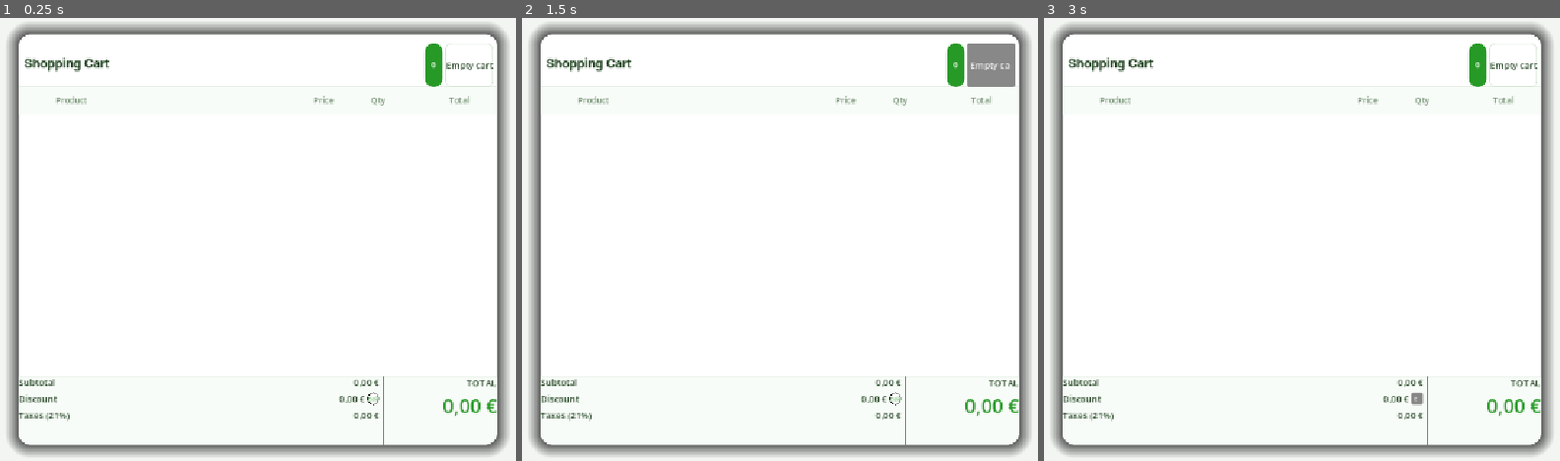
Above: before the commit, frames 1-3 (left to right).
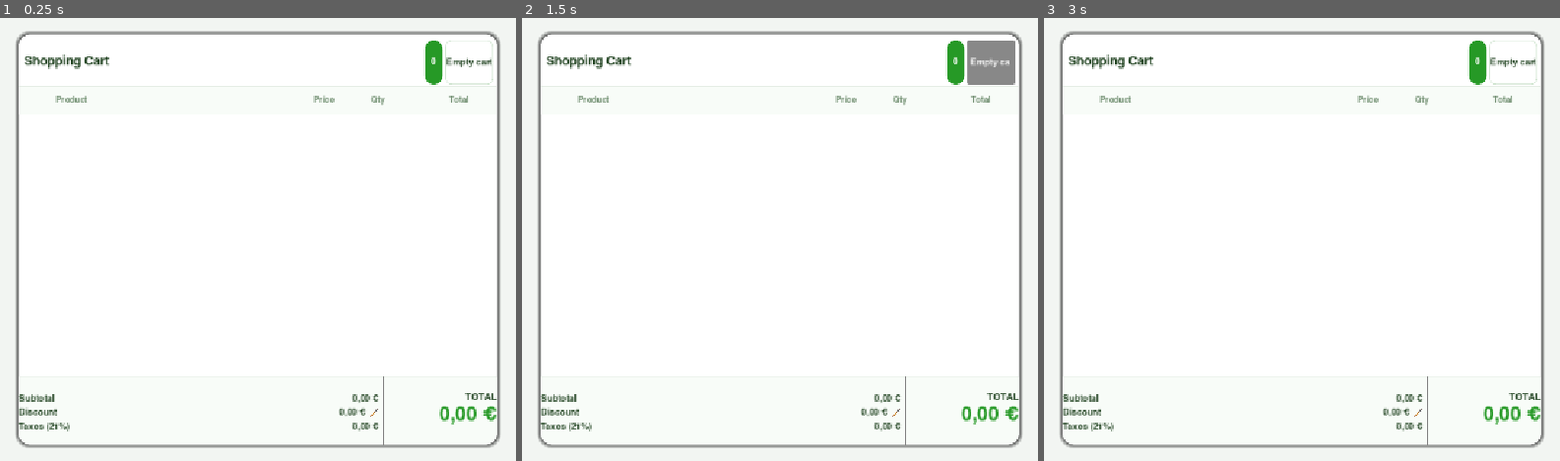
Above: after the commit, the same moments.

Repository: fersaezl/Algodonales-Fresh-POS
Game: Godot game, scene res://Scenes/Cart.tscn
Same seed, same stepped clock (60 frames per second), same inputs: the game is played once before the commit and once after it. The project has no main scene, so this scene is started directly.
Inputs (mouse positions are in pixels of both pictures, inside the frame that each line leads up to; where the layout moved, square brackets give the same spot in the first picture):
- Up to frame 1 (0.25 s): no input
- Up to frame 2 (1.5 s): click (893, 412) [893, 398] at 0.5 s; click "Empty cart" at 1.25 s
- Up to frame 3 (3 s): click "Empty cart" at 2 s; click (1415, 412) [1415, 398] at 2.75 s

The runs differ from the first frame. In frame 1, 9.7% of the frame differs, in the area x 1-99%, y 1-99%; in frame 2, 9.7%; in frame 3, 9.7%.

Commit message:
Fixed products name in the interface and translated to english

Diff:
--- a/Data/products.json
+++ b/Data/products.json
@@ -1,19 +1,19 @@
 [
   {
 	"id": 1,
-	"productName": "Golden Apple (1kg)",
+	"productName": "Golden Apple",
 	"price": 2.45,
 	"stock": 50,
 	"section": "fruit",
-	"image": "manzana.jpg"
+	"image": "apple.jpg"
   },
   {
 	"id": 2,
-	"productName": "Canary Islands Banana",
+	"productName": "Banana",
 	"price": 1.99,
 	"stock": 49,
 	"section": "fruit",
-	"image": "platano.jpg"
+	"image": "banana.jpg"
   },
   {
 	"id": 3,
@@ -21,23 +21,23 @@
 	"price": 3.2,
 	"stock": 18,
 	"section": "vegetables",
-	"image": "tomate.jpg"
+	"image": "tomato.jpg"
   },
   {
 	"id": 4,
-	"productName": "Iceberg Lettuce",
+	"productName": "Lettuce",
 	"price": 1.1,
 	"stock": 100,
 	"section": "vegetables",
-	"image": "lechuga.jpg"
+	"image": "lettuce.jpg"
   },
   {
 	"id": 5,
-	"productName": "Table Orange (1kg)",
+	"productName": "Orange",
 	"price": 2.0,
 	"stock": 68,
 	"section": "fruit",
-	"image": "naranja.jpg"
+	"image": "orange.jpg"
   },
   {
 	"id": 6,
@@ -45,7 +45,7 @@
 	"price": 2.45,
 	"stock": 100,
 	"section": "fruit",
-	"image": "mandarina.jpg"
+	"image": "mandarin.jpg"
   },
   {
 	"id": 7,
@@ -53,7 +53,7 @@
 	"price": 2.8,
 	"stock": 15,
 	"section": "fruit",
-	"image": "pera.jpg"
+	"image": "pear.jpg"
   },
   {
 	"id": 8,
@@ -69,7 +69,7 @@
 	"price": 1.75,
 	"stock": 30,
 	"section": "vegetables",
-	"image": "calabacin.jpg"
+	"image": "courgette.jpg"
   },
   {
 	"id": 10,
@@ -77,7 +77,7 @@
 	"price": 1.9,
 	"stock": 32,
 	"section": "vegetables",
-	"image": "berenjena.jpg"
+	"image": "aubergine.jpg"
   },
   {
 	"id": 11,
@@ -85,7 +85,7 @@
 	"price": 2.2,
 	"stock": 40,
 	"section": "vegetables",
-	"image": "pimiento.jpg"
+	"image": "pepper.jpg"
   },
   {
 	"id": 12,
@@ -93,7 +93,7 @@
 	"price": 1.3,
 	"stock": 90,
 	"section": "vegetables",
-	"image": "cebolla.jpg"
+	"image": "onion.jpg"
   },
   {
 	"id": 13,
@@ -101,7 +101,7 @@
 	"price": 6.5,
 	"stock": 45,
 	"section": "meat",
-	"image": "pollo.jpg"
+	"image": "chicken.jpg"
   },
   {
 	"id": 14,
@@ -109,15 +109,15 @@
 	"price": 12.9,
 	"stock": 50,
 	"section": "meat",
-	"image": "entrecot.jpg"
+	"image": "beef_entrecote.jpg"
   },
   {
 	"id": 15,
-	"productName": "Mixed Minced Meat",
+	"productName": "Minced Meat",
 	"price": 5.6,
 	"stock": 45,
 	"section": "meat",
-	"image": "carnepicada.jpg"
+	"image": "minced_meat.jpg"
   },
   {
 	"id": 16,
@@ -125,7 +125,7 @@
 	"price": 6.9,
 	"stock": 18,
 	"section": "meat",
-	"image": "chuletas.jpg"
+	"image": "pork_chops.jpg"
   },
   {
 	"id": 17,
@@ -133,7 +133,7 @@
 	"price": 4.95,
 	"stock": 22,
 	"section": "meat",
-	"image": "hamburguesa.jpg"
+	"image": "burger.jpg"
   },
   {
 	"id": 18,
@@ -141,11 +141,11 @@
 	"price": 8.4,
 	"stock": 23,
 	"section": "fish",
-	"image": "lubina.jpg"
+	"image": "fresh_sea_bass.jpg"
   },
   {
 	"id": 19,
-	"productName": "Norwegian Salmon",
+	"productName": "Salmon",
 	"price": 14.2,
 	"stock": 30,
 	"section": "fish",
@@ -157,7 +157,7 @@
 	"price": 9.1,
 	"stock": 7,
 	"section": "fish",
-	"image": "merluza.jpg"
+	"image": "hake.jpg"
   },
   {
 	"id": 21,
@@ -165,7 +165,7 @@
 	"price": 11.5,
 	"stock": 12,
 	"section": "fish",
-	"image": "gambas.jpg"
+	"image": "raw_prawns.jpg"
   },
   {
 	"id": 22,
@@ -173,7 +173,7 @@
 	"price": 1.05,
 	"stock": 200,
 	"section": "dairy",
-	"image": "leche_entera.jpg"
+	"image": "whole_milk.jpg"
   },
   {
 	"id": 23,
@@ -181,23 +181,23 @@
 	"price": 1.05,
 	"stock": 180,
 	"section": "dairy",
-	"image": "leche_desnatada.jpg"
+	"image": "skimmed_milk.jpg"
   },
   {
 	"id": 24,
-	"productName": "Greek Yogurt Pack 4",
+	"productName": "Greek Yogurt (x4)",
 	"price": 2.3,
 	"stock": 44,
 	"section": "dairy",
-	"image": "yogur.jpg"
+	"image": "yogurt.jpg"
   },
   {
 	"id": 25,
-	"productName": "Payoyo Cheese (Wedge)",
+	"productName": "Payoyo Cheese",
 	"price": 9.5,
 	"stock": 25,
 	"section": "dairy",
-	"image": "queso_payoyo.jpg"
+	"image": "payoyo_cheese.jpg"
   },
   {
 	"id": 26,
@@ -205,15 +205,15 @@
 	"price": 2.15,
 	"stock": 55,
 	"section": "dairy",
-	"image": "mantequilla.jpg"
+	"image": "butter.jpg"
   },
   {
 	"id": 27,
-	"productName": "Vanilla Custard Pack",
+	"productName": "Vanilla Custard",
 	"price": 1.95,
 	"stock": 75,
 	"section": "dairy",
-	"image": "natillas.jpg"
+	"image": "vanilla_custard.jpg"
   },
   {
 	"id": 28,
@@ -221,7 +221,7 @@
 	"price": 0.85,
 	"stock": 150,
 	"section": "pantry",
-	"image": "macarrones.jpg"
+	"image": "macaroni.jpg"
   },
   {
 	"id": 29,
@@ -229,7 +229,7 @@
 	"price": 0.9,
 	"stock": 128,
 	"section": "pantry",
-	"image": "espaguetis.jpg"
+	"image": "spaghetti.jpg"
   },
   {
 	"id": 30,
@@ -245,7 +245,7 @@
 	"price": 1.95,
 	"stock": 100,
 	"section": "pantry",
-	"image": "arroz_bomba.jpg"
+	"image": "bomba_rice.jpg"
   },
   {
 	"id": 32,
@@ -253,23 +253,23 @@
 	"price": 2.2,
 	"stock": 80,
 	"section": "pantry",
-	"image": "arroz_integral.jpg"
+	"image": "brown_rice.jpg"
   },
   {
 	"id": 33,
-	"productName": "Extra Virgin Olive Oil 5L",
+	"productName": "Olive Oil",
 	"price": 45.0,
 	"stock": 40,
 	"section": "pantry",
-	"image": "aceite.jpg"
+	"image": "oil.jpg"
   },
   {
 	"id": 34,
-	"productName": "Cooked Chickpeas Jar",
+	"productName": "Cooked Chickpeas",
 	"price": 0.7,
 	"stock": 90,
 	"section": "pantry",
-	"image": "garbanzos.jpg"
+	"image": "cooked_chickpeas.jpg"
   },
   {
 	"id": 35,
@@ -277,15 +277,15 @@
 	"price": 0.75,
 	"stock": 85,
 	"section": "pantry",
-	"image": "lentejas.jpg"
+	"image": "cooked_lentils.jpg"
   },
   {
 	"id": 36,
-	"productName": "Tomato Sauce 400g",
+	"productName": "Tomato Sauce",
 	"price": 1.2,
 	"stock": 4,
 	"section": "pantry",
-	"image": "tomate_frito.jpg"
+	"image": "tomato_sauce.jpg"
   },
   {
 	"id": 37,
@@ -293,15 +293,15 @@
 	"price": 3.6,
 	"stock": 60,
 	"section": "pantry",
-	"image": "atun.jpg"
+	"image": "tuna.jpg"
   },
   {
 	"id": 38,
-	"productName": "Mineral Water Pack 6x1.5L",
+	"productName": "Mineral Water",
 	"price": 2.1,
 	"stock": 120,
 	"section": "beverages",
-	"image": "agua.jpg"
+	"image": "water.jpg"
   },
   {
 	"id": 39,
@@ -309,7 +309,7 @@
 	"price": 7.5,
 	"stock": 45,
 	"section": "beverages",
-	"image": "vino.jpg"
+	"image": "wine.jpg"
   },
   {
 	"id": 40,
@@ -321,18 +321,18 @@
   },
   {
 	"id": 41,
-	"productName": "Estrella Galicia Beer Pack 6",
+	"productName": "Estrella Galicia",
 	"price": 4.2,
 	"stock": 21,
 	"section": "beverages",
-	"image": "cerveza.jpg"
+	"image": "beer.jpg"
   },
   {
 	"id": 42,
-	"productName": "Orange Juice 1L",
+	"productName": "Orange Juice",
 	"price": 1.75,
 	"stock": 0,
 	"section": "beverages",
-	"image": "zumo.jpg"
+	"image": "juice.jpg"
   }
 ]
--- a/Scenes/Cart.tscn
+++ b/Scenes/Cart.tscn
@@ -1,6 +1,7 @@
 [gd_scene format=3 uid="uid://bxr4whmijjkgs"]
 
 [ext_resource type="FontFile" uid="uid://qjmd2hn4xs13" path="res://Assets/Fonts/Helvetica-Bold.ttf" id="1_puk5m"]
+[ext_resource type="Texture2D" uid="uid://txhu8kfg2ggb" path="res://Assets/a-pencil-with-a-black-eraser-on-the-end-png.webp" id="2_575ec"]
 
 [sub_resource type="StyleBoxFlat" id="StyleBoxFlat_x4nsc"]
 bg_color = Color(0.9490196, 0.9607843, 0.9490196, 1)
@@ -13,7 +14,7 @@
 corner_radius_top_right = 16
 corner_radius_bottom_right = 16
 corner_radius_bottom_left = 16
-shadow_size = 20
+shadow_size = 6
 
 [sub_resource type="StyleBoxFlat" id="StyleBoxFlat_575ec"]
 bg_color = Color(1, 1, 1, 1)
@@ -53,18 +54,6 @@
 corner_radius_bottom_right = 16
 corner_radius_bottom_left = 16
 
-[sub_resource type="StyleBoxFlat" id="StyleBoxFlat_a2bjf"]
-bg_color = Color(1, 1, 1, 1)
-border_width_left = 1
-border_width_top = 1
-border_width_right = 1
-border_width_bottom = 1
-border_color = Color(0, 0, 0, 1)
-corner_radius_top_left = 12
-corner_radius_top_right = 12
-corner_radius_bottom_right = 12
-corner_radius_bottom_left = 12
-
 [node name="Cart" type="Control" unique_id=453017138]
 layout_mode = 3
 anchors_preset = 15
@@ -117,7 +106,9 @@
 anchor_right = 1.0
 anchor_bottom = 1.0
 offset_left = 8.0
+offset_top = -4.0
 offset_right = -5.0
+offset_bottom = -4.0
 grow_horizontal = 2
 grow_vertical = 2
 
@@ -141,6 +132,7 @@
 anchor_bottom = 1.0
 grow_horizontal = 2
 grow_vertical = 2
+theme_override_fonts/font = ExtResource("1_puk5m")
 theme_override_font_sizes/font_size = 12
 text = "0"
 horizontal_alignment = 1
@@ -150,6 +142,7 @@
 custom_minimum_size = Vector2(0, 36)
 layout_mode = 2
 theme_override_colors/font_color = Color(0.1764706, 0.3019608, 0.1764706, 1)
+theme_override_fonts/font = ExtResource("1_puk5m")
 theme_override_font_sizes/font_size = 13
 theme_override_styles/normal = SubResource("StyleBoxFlat_i5iil")
 text = "Empty cart"
@@ -170,12 +163,14 @@
 [node name="ColImg" type="Label" parent="CenterContainer/MainCard/VBoxContainer/ColHeaderPanel/ColHeaderRow" unique_id=1821768314]
 custom_minimum_size = Vector2(50, 0)
 layout_mode = 2
+theme_override_fonts/font = ExtResource("1_puk5m")
 theme_override_font_sizes/font_size = 12
 
 [node name="ColProduct" type="Label" parent="CenterContainer/MainCard/VBoxContainer/ColHeaderPanel/ColHeaderRow" unique_id=1359211041]
 layout_mode = 2
 size_flags_horizontal = 3
 theme_override_colors/font_color = Color(0.44313726, 0.56078434, 0.44313726, 1)
+theme_override_fonts/font = ExtResource("1_puk5m")
 theme_override_font_sizes/font_size = 12
 text = "Product"
 
@@ -184,6 +179,7 @@
 layout_mode = 2
 size_flags_horizontal = 4
 theme_override_colors/font_color = Color(0.44313726, 0.56078434, 0.44313726, 1)
+theme_override_fonts/font = ExtResource("1_puk5m")
 theme_override_font_sizes/font_size = 12
 text = "Price"
 
@@ -192,6 +188,7 @@
 layout_mode = 2
 size_flags_horizontal = 4
 theme_override_colors/font_color = Color(0.44313726, 0.56078434, 0.44313726, 1)
+theme_override_fonts/font = ExtResource("1_puk5m")
 theme_override_font_sizes/font_size = 12
 text = "Qty"
 
@@ -200,6 +197,7 @@
 layout_mode = 2
 size_flags_horizontal = 8
 theme_override_colors/font_color = Color(0.44313726, 0.56078434, 0.44313726, 1)
+theme_override_fonts/font = ExtResource("1_puk5m")
 theme_override_font_sizes/font_size = 12
 text = "Total"
 
@@ -231,6 +229,10 @@
 size_flags_horizontal = 3
 theme_override_constants/separation = 6
 
+[node name="Control" type="Control" parent="CenterContainer/MainCard/VBoxContainer/FooterPanel/FooterRow/LeftTotals" unique_id=2024634435]
+custom_minimum_size = Vector2(0, 20)
+layout_mode = 2
+
 [node name="Subtotal" type="HBoxContainer" parent="CenterContainer/MainCard/VBoxContainer/FooterPanel/FooterRow/LeftTotals" unique_id=1240459531]
 layout_mode = 2
 
@@ -238,12 +240,14 @@
 layout_mode = 2
 size_flags_horizontal = 3
 theme_override_colors/font_color = Color(0.1764706, 0.3019608, 0.1764706, 1)
+theme_override_fonts/font = ExtResource("1_puk5m")
 theme_override_font_sizes/font_size = 13
 text = "Subtotal"
 
 [node name="SubtotalAmount" type="Label" parent="CenterContainer/MainCard/VBoxContainer/FooterPanel/FooterRow/LeftTotals/Subtotal" unique_id=1295285230]
 layout_mode = 2
 theme_override_colors/font_color = Color(0.1764706, 0.3019608, 0.1764706, 1)
+theme_override_fonts/font = ExtResource("1_puk5m")
 theme_override_font_sizes/font_size = 13
 text = "0,00 €"
 
@@ -254,21 +258,25 @@
 layout_mode = 2
 size_flags_horizontal = 3
 theme_override_colors/font_color = Color(0.1764706, 0.3019608, 0.1764706, 1)
+theme_override_fonts/font = ExtResource("1_puk5m")
 theme_override_font_sizes/font_size = 13
 text = "Discount"
 
 [node name="DiscountAmount" type="Label" parent="CenterContainer/MainCard/VBoxContainer/FooterPanel/FooterRow/LeftTotals/Discount" unique_id=1209377428]
 layout_mode = 2
 theme_override_colors/font_color = Color(0.1764706, 0.3019608, 0.1764706, 1)
+theme_override_fonts/font = ExtResource("1_puk5m")
 theme_override_font_sizes/font_size = 13
 text = "0,00 €"
 
-[node name="EditDiscountBtn" type="Button" parent="CenterContainer/MainCard/VBoxContainer/FooterPanel/FooterRow/LeftTotals/Discount" unique_id=2141765554]
-layout_mode = 2
-theme_override_colors/font_color = Color(0.14901961, 0.6, 0.14901961, 1)
-theme_override_font_sizes/font_size = 8
-theme_override_styles/normal = SubResource("StyleBoxFlat_a2bjf")
-text = "Edit"
+[node name="EditDiscountBtn" type="TextureButton" parent="CenterContainer/MainCard/VBoxContainer/FooterPanel/FooterRow/LeftTotals/Discount" unique_id=1397752989]
+custom_minimum_size = Vector2(15, 15)
+layout_mode = 2
+texture_normal = ExtResource("2_575ec")
+texture_pressed = ExtResource("2_575ec")
+texture_hover = ExtResource("2_575ec")
+ignore_texture_size = true
+stretch_mode = 0
 
 [node name="Taxes" type="HBoxContainer" parent="CenterContainer/MainCard/VBoxContainer/FooterPanel/FooterRow/LeftTotals" unique_id=968544406]
 layout_mode = 2
@@ -277,12 +285,14 @@
 layout_mode = 2
 size_flags_horizontal = 3
 theme_override_colors/font_color = Color(0.1764706, 0.3019608, 0.1764706, 1)
+theme_override_fonts/font = ExtResource("1_puk5m")
 theme_override_font_sizes/font_size = 13
 text = "Taxes (21%)"
 
 [node name="TaxAmount" type="Label" parent="CenterContainer/MainCard/VBoxContainer/FooterPanel/FooterRow/LeftTotals/Taxes" unique_id=1101848608]
 layout_mode = 2
 theme_override_colors/font_color = Color(0.1764706, 0.3019608, 0.1764706, 1)
+theme_override_fonts/font = ExtResource("1_puk5m")
 theme_override_font_sizes/font_size = 13
 text = "0,00 €"
 
@@ -293,9 +303,14 @@
 custom_minimum_size = Vector2(160, 0)
 layout_mode = 2
 
+[node name="Control" type="Control" parent="CenterContainer/MainCard/VBoxContainer/FooterPanel/FooterRow/RightTotal" unique_id=771912015]
+custom_minimum_size = Vector2(0, 20)
+layout_mode = 2
+
 [node name="TotalLabel" type="Label" parent="CenterContainer/MainCard/VBoxContainer/FooterPanel/FooterRow/RightTotal" unique_id=1128924259]
 layout_mode = 2
 theme_override_colors/font_color = Color(0.101960786, 0.23921569, 0.101960786, 1)
+theme_override_fonts/font = ExtResource("1_puk5m")
 theme_override_font_sizes/font_size = 14
 text = "TOTAL"
 horizontal_alignment = 2
@@ -303,6 +318,7 @@
 [node name="TotalAmount" type="Label" parent="CenterContainer/MainCard/VBoxContainer/FooterPanel/FooterRow/RightTotal" unique_id=579748362]
 layout_mode = 2
 theme_override_colors/font_color = Color(0.14901961, 0.6, 0.14901961, 1)
+theme_override_fonts/font = ExtResource("1_puk5m")
 theme_override_font_sizes/font_size = 28
 text = "0,00 €"
 horizontal_alignment = 2
--- a/project.godot
+++ b/project.godot
@@ -16,6 +16,7 @@
 
 [autoload]
 
+Cart="*uid://bhn24jkvghpyl"
 ProductManager="*uid://djccvfvyug6a2"
 
 [display]
Binary file added: Assets/a-pencil-with-a-black-eraser-on-the-end-png.webp
Not shown, added: Assets/a-pencil-with-a-black-eraser-on-the-end-png.webp.import
Binary file added: Assets/pencil.png
Not shown, added: Assets/pencil.png.import
Not shown, removed: Assets/productImages/aceite.jpg.import
Not shown, removed: Assets/productImages/agua.jpg.import
Renamed: Assets/productImages/manzana.jpg -> Assets/productImages/apple.jpg
Not shown, added: Assets/productImages/apple.jpg.import
Not shown, removed: Assets/productImages/arroz_bomba.jpg.import
Not shown, removed: Assets/productImages/arroz_integral.jpg.import
Not shown, removed: Assets/productImages/atun.jpg.import
Renamed: Assets/productImages/berenjena.jpg -> Assets/productImages/aubergine.jpg
(and 123 more such lines)
